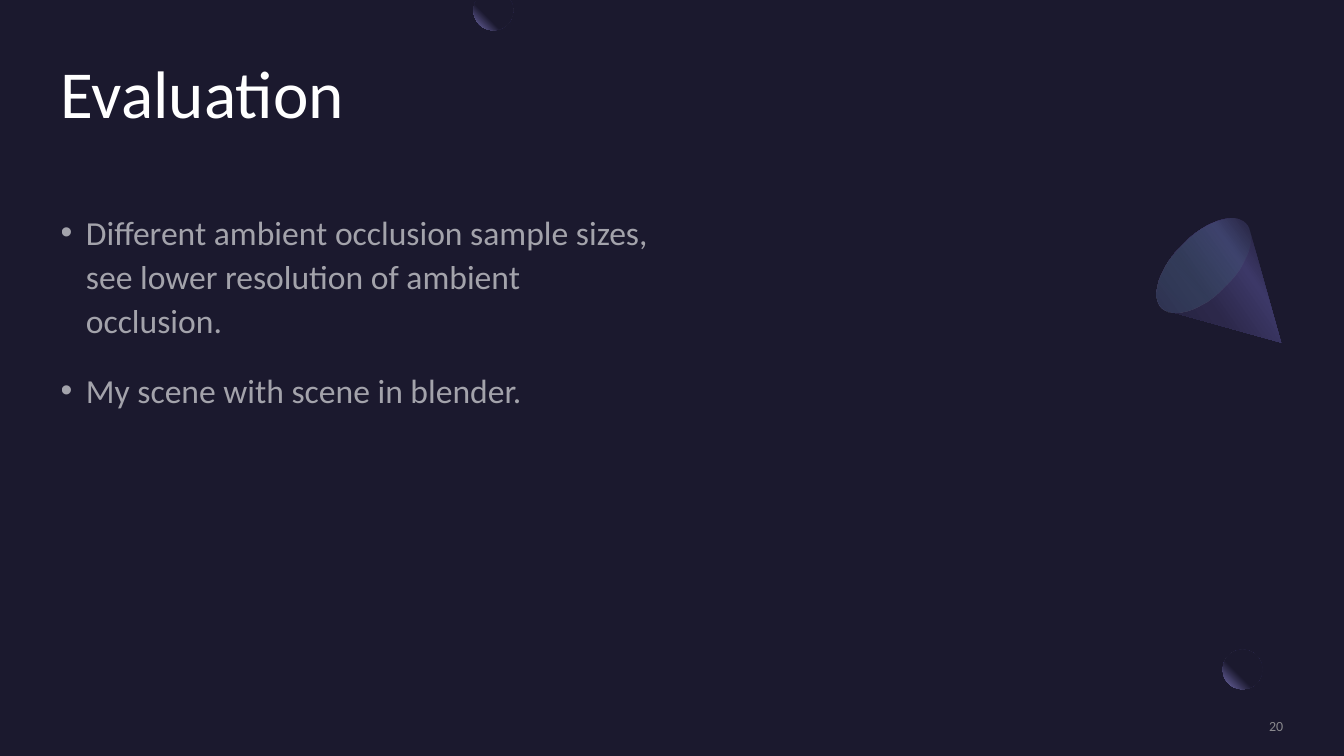
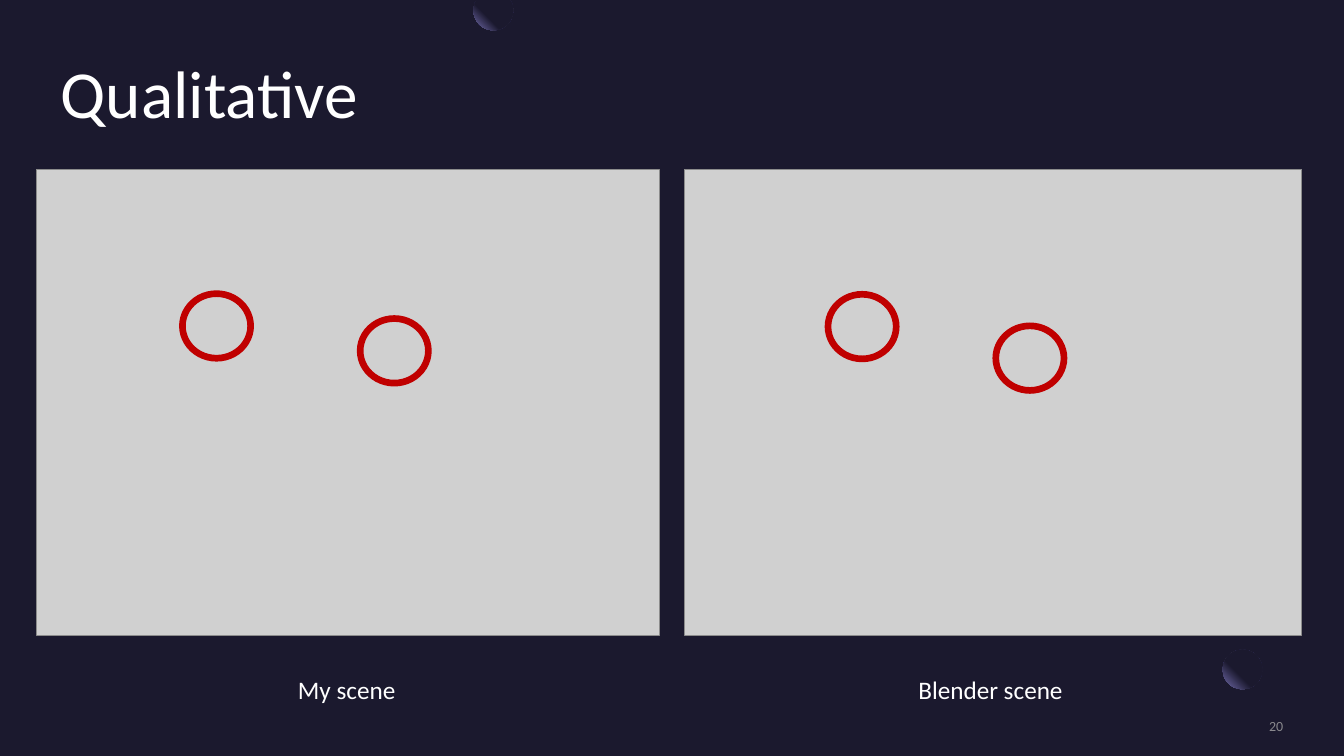
Before and after one commit to jtothec67/Ray-tracer, a slide deck: slide 20 of Presentation Title.pptx. Drawn at 1344x756 pixels with LibreOffice and Linux fonts; fonts in the diff are those of the drawing; grey boxes stand for pictures. Boxes give left, top, right and bottom in pixels: in the first picture for what was removed or moved away, otherwise in the second. Text is boxed around its words. In the diff, an @@ line names an element or a change of style, - is before the commit and + after.

```diff
--- a/Presentation Title.pptx
+++ b/Presentation Title.pptx
@@ title at bbox=[61, 71, 358, 127]: text changed @@
-Evaluation
+Qualitative
@@ picture added at bbox=[36, 169, 659, 636] @@
@@ picture added at bbox=[685, 169, 1302, 636] @@
@@ ellipse removed at bbox=[1141, 202, 1267, 328] @@
@@ text removed at bbox=[86, 221, 648, 409] @@
-• Different ambient occlusion sample sizes, see lower resolution of ambient occlusion.
-• My scene with scene in blender.
@@ donut added at bbox=[179, 291, 253, 361], fill #C00000, outline #C00000 1 pt @@
@@ donut added at bbox=[826, 291, 899, 361], fill #C00000, outline #C00000 1 pt @@
@@ donut added at bbox=[358, 316, 432, 385], fill #C00000, outline #C00000 1 pt @@
@@ donut added at bbox=[993, 324, 1067, 393], fill #C00000, outline #C00000 1 pt @@
@@ text added at bbox=[298, 683, 396, 703], 18 pt, text #FFFFFF @@
+My scene
@@ text added at bbox=[918, 681, 1063, 699], 18 pt, text #FFFFFF @@
+Blender scene
```
Also in this commit, not shown: 13 other slides changed, 1 slide added, 1 slide removed, 14 other files.
